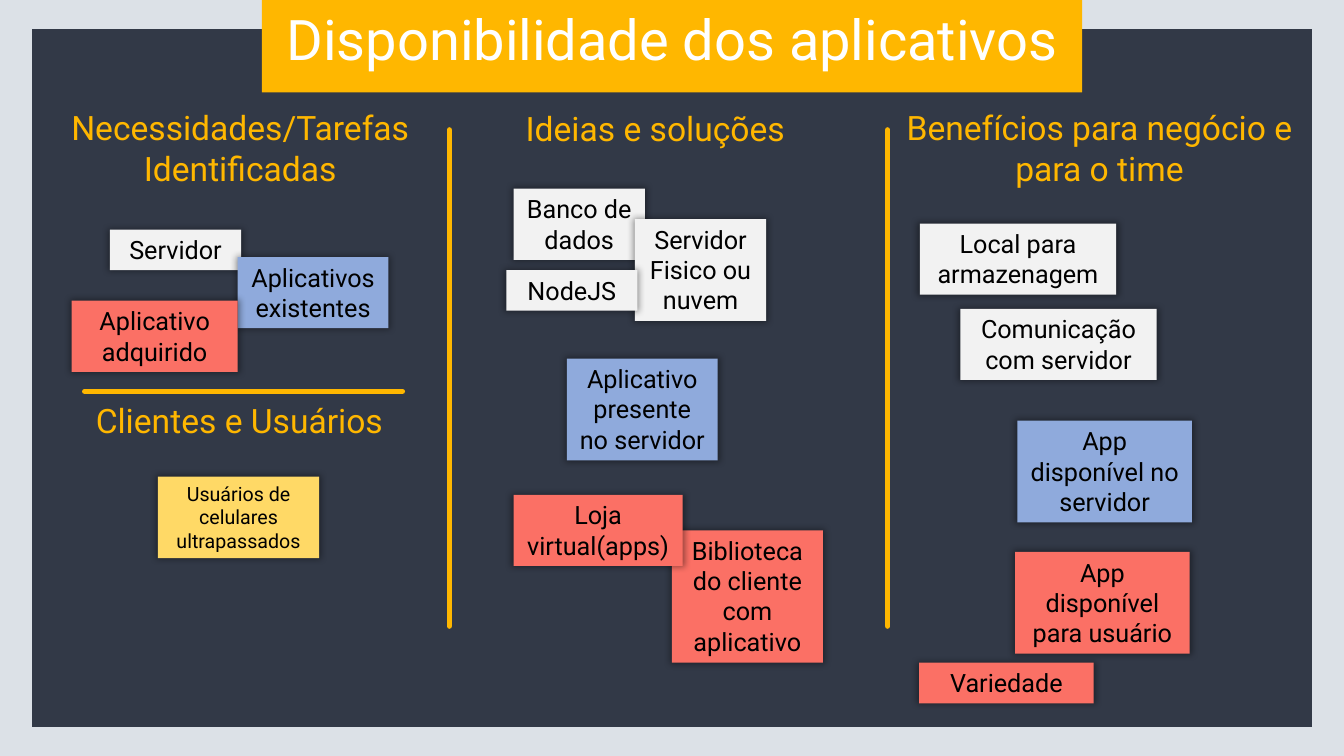
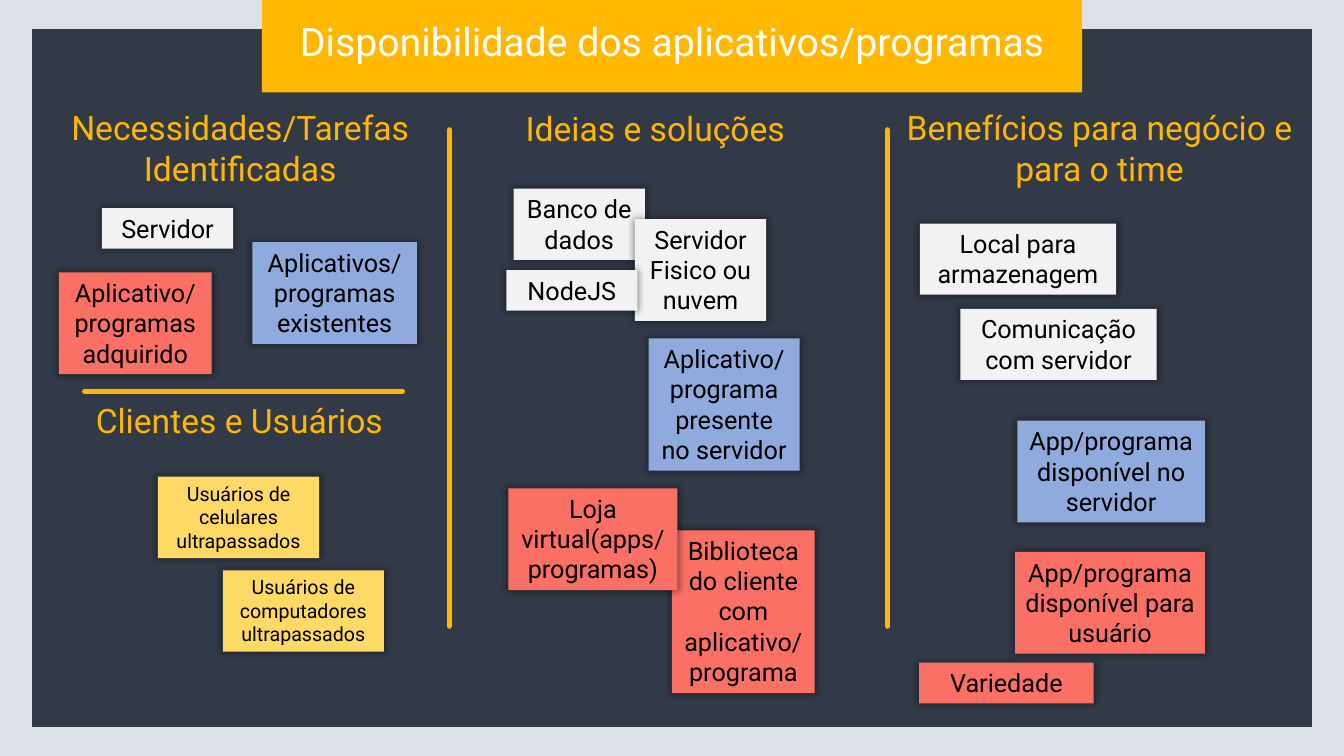
Before and after one commit to henrique-zigon/primeiro-repositorio, a slide deck: slide 8 of Analise_de_Sistemas/trabalho individual.pptx. Drawn at 1344x756 pixels with LibreOffice and Linux fonts; fonts in the diff are those of the drawing. Boxes give left, top, right and bottom in pixels: in the first picture for what was removed or moved away, otherwise in the second. Text is boxed around its words. In the diff, an @@ line names an element or a change of style, - is before the commit and + after.

```diff
--- a/Analise_de_Sistemas/trabalho individual.pptx
+++ b/Analise_de_Sistemas/trabalho individual.pptx
@@ text at <box>300,26,1045,64</box>: text changed; size 40 to 28 pt @@
-Disponibilidade dos aplicativos
+Disponibilidade dos aplicativos/programas
@@ rectangle "Servidor": place and size @@
-rectangle "Servidor" at <box>110,230,241,270</box>
+rectangle "Servidor" at <box>102,208,233,248</box>
@@ rectangle "Aplicativos/programas existentes": place and size @@
-rectangle "Aplicativos/programas existentes" at <box>238,257,389,329</box>
+rectangle "Aplicativos/programas existentes" at <box>252,242,416,344</box>
@@ text in rectangle at <box>268,253,402,333</box>: text changed @@
-Aplicativos existentes
+Aplicativos/programas existentes
@@ rectangle "Aplicativo/programas adquirido": place and size @@
-rectangle "Aplicativo/programas adquirido" at <box>72,300,238,372</box>
+rectangle "Aplicativo/programas adquirido" at <box>58,272,212,374</box>
@@ text in rectangle at <box>75,283,196,368</box>: text changed @@
-Aplicativo adquirido
+Aplicativo/programas adquirido
@@ rectangle "Aplicativo/programa presente no servidor": place and size @@
-rectangle "Aplicativo/programa presente no servidor" at <box>567,359,718,461</box>
+rectangle "Aplicativo/programa presente no servidor" at <box>649,339,801,471</box>
@@ text in rectangle at <box>662,349,786,460</box>: text changed @@
-Aplicativo presente no servidor
+Aplicativo/programa presente no servidor
@@ rectangle "App/programa disponível no servidor": place and size @@
-rectangle "App/programa disponível no servidor" at <box>1017,420,1192,522</box>
+rectangle "App/programa disponível no servidor" at <box>1017,420,1205,522</box>
@@ text in rectangle at <box>1029,432,1193,512</box>: text changed @@
-App disponível no servidor
+App/programa disponível no servidor
@@ rectangle "Loja virtual(apps/programas)": place and size @@
-rectangle "Loja virtual(apps/programas)" at <box>514,495,684,567</box>
+rectangle "Loja virtual(apps/programas)" at <box>509,488,679,590</box>
@@ text in rectangle at <box>521,500,664,584</box>: text changed @@
-Loja virtual(apps)
+Loja virtual(apps/programas)
@@ rectangle "Biblioteca do cliente com aplicativo/programa": place and size @@
-rectangle "Biblioteca do cliente com aplicativo/programa" at <box>673,530,824,662</box>
+rectangle "Biblioteca do cliente com aplicativo/programa" at <box>673,530,816,694</box>
@@ text in rectangle at <box>684,541,802,687</box>: text changed @@
-Biblioteca do cliente com aplicativo
+Biblioteca do cliente com aplicativo/programa
@@ rectangle "App/programa disponível para usuário": place and size @@
-rectangle "App/programa disponível para usuário" at <box>1015,553,1190,654</box>
+rectangle "App/programa disponível para usuário" at <box>1015,553,1205,654</box>
@@ text in rectangle at <box>1025,564,1195,643</box>: text changed @@
-App disponível para usuário
+App/programa disponível para usuário
@@ rectangle added at <box>223,571,384,652</box>, fill #FFD966, 14 pt, text #000000 @@
+Usuários de computadores ultrapassados
```
Also in this commit, not shown: 9 other slides changed, 20 slides added, 6 other files.
